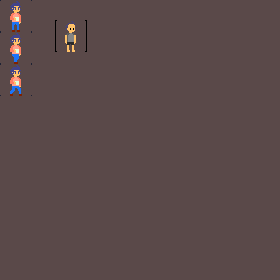
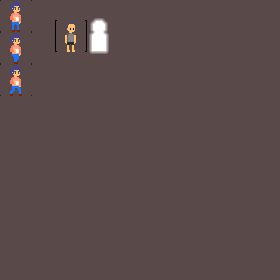
Layers edited between the first and the second (280, 280) image:
added layer "glow" above "Layer 14" over (x1=92, y1=21, x2=106, y2=51)
